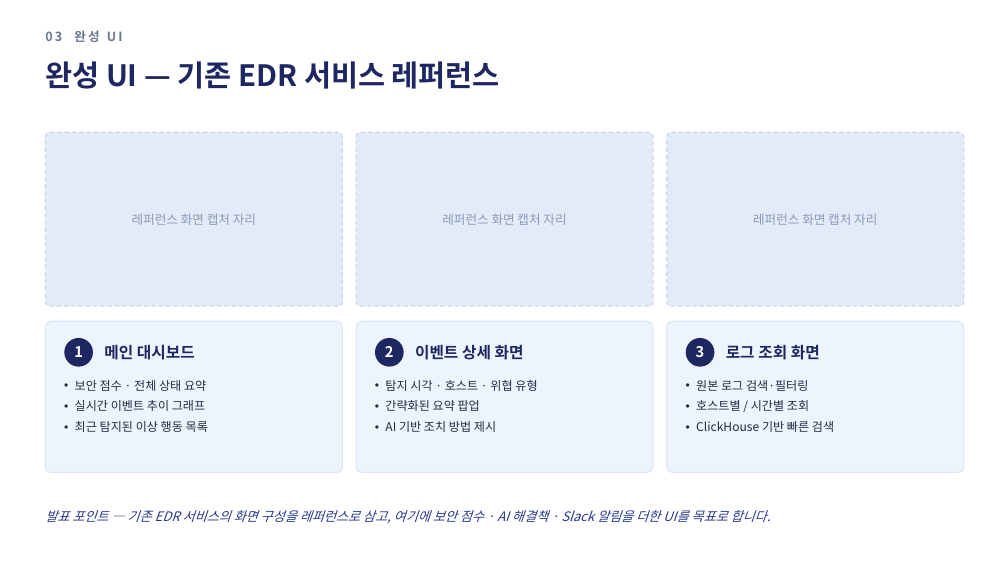
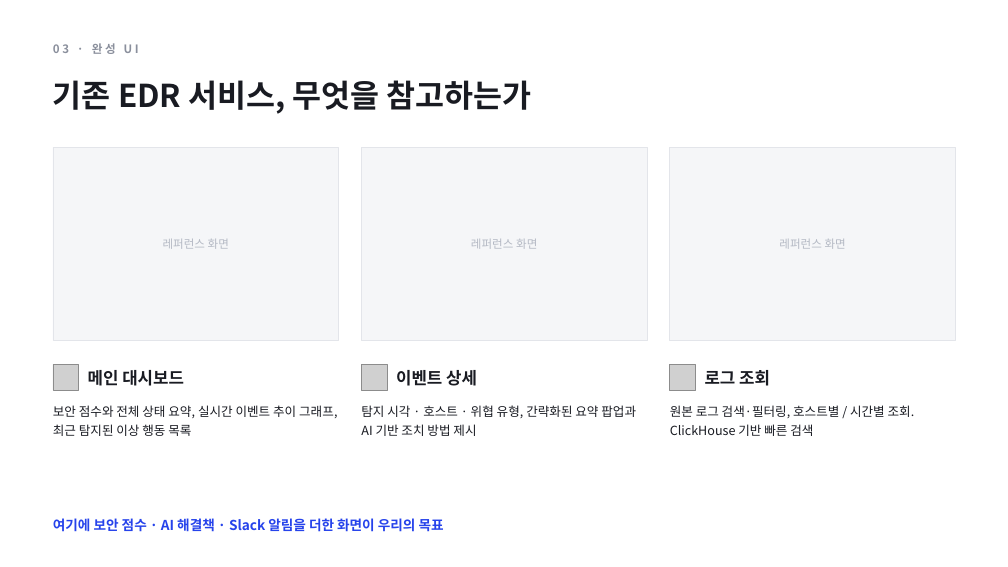
Before and after one commit to 2026-Siheung-Bootcamp-Team-I/Midterm-Presentation, a slide deck: slide 5 of 슬라이드/EDR_중간발표.pptx. Drawn at 1008x567 pixels with LibreOffice and Linux fonts; fonts in the diff are those of the drawing; grey boxes stand for pictures. Boxes give left, top, right and bottom in pixels: in the first picture for what was removed or moved away, otherwise in the second. Text is boxed around its words. In the diff, an @@ line names an element or a change of style, - is before the commit and + after.

Commit message:
발표 슬라이드 재구성: 시나리오 분리, 순서·번호 정리, 아키텍처 이미지·시각화 메모 추가

```diff
--- a/슬라이드/EDR_중간발표.pptx
+++ b/슬라이드/EDR_중간발표.pptx
@@ text at (53,43,139,54): text changed; size 12 to 11 pt; text colour #6B7690 to #8A8F9C @@
-03 완성 UI
+03 · 완성 UI
@@ text at (53,80,532,114): text changed; size 28 to 30 pt; text colour #1E2761 to #191B22 @@
-완성 UI — 기존 EDR 서비스 레퍼런스
+기존 EDR 서비스, 무엇을 참고하는가
@@ rectangle: place and size @@
-rectangle at (45,132,343,306)
+rectangle at (53,147,339,340)
@@ rectangle at (53,147,339,340): rounded rectangle to rectangle; fill #E4EBF8 to #F5F6F8; outline #C6D4EE 1 pt dashed to #E3E5EA 0.75 pt @@
@@ rounded rectangle removed at (356,132,653,306) @@
@@ rectangle added at (361,147,647,340), fill #F5F6F8, outline #E3E5EA 0.75 pt @@
@@ rounded rectangle removed at (667,132,964,306) @@
@@ rectangle added at (670,147,956,340), fill #F5F6F8, outline #E3E5EA 0.75 pt @@
@@ text at (163,239,229,249): text changed; size 12 to 11 pt; text colour #8B99B8 to #B4B9C4 @@
-레퍼런스 화면 캡처 자리
+레퍼런스 화면
@@ text at (471,239,537,249): text changed; size 12 to 11 pt; text colour #8B99B8 to #B4B9C4 @@
-레퍼런스 화면 캡처 자리
+레퍼런스 화면
@@ text at (779,239,846,249): text changed; size 12 to 11 pt; text colour #8B99B8 to #B4B9C4 @@
-레퍼런스 화면 캡처 자리
+레퍼런스 화면
@@ rounded rectangle removed at (45,321,343,473) @@
@@ rounded rectangle removed at (356,321,653,473) @@
@@ rounded rectangle removed at (667,321,964,473) @@
@@ ellipse removed at (64,338,93,367) @@
@@ text removed at (74,346,83,357) @@
-1
@@ ellipse removed at (375,338,404,367) @@
@@ text removed at (385,346,394,357) @@
-2
@@ ellipse removed at (686,338,715,367) @@
@@ text removed at (696,346,705,357) @@
-3
@@ picture added at (53,364,79,390) @@
@@ text "메인 대시보드": place and size @@
-text "메인 대시보드" at (104,344,195,360)
+text "메인 대시보드" at (88,370,184,386)
@@ text "메인 대시보드" at (88,370,184,386): size 15 to 16 pt, text colour #1E2761 to #191B22 @@
@@ picture added at (361,364,387,390) @@
@@ text at (396,370,477,386): text changed; size 15 to 16 pt; text colour #1E2761 to #191B22 @@
-이벤트 상세 화면
+이벤트 상세
@@ picture added at (670,364,696,390) @@
@@ text at (705,370,770,386): text changed; size 15 to 16 pt; text colour #1E2761 to #191B22 @@
-로그 조회 화면
+로그 조회
@@ text at (53,405,337,436): text changed; size 11.5 to 12 pt; text colour #222B45 to #191B22 @@
-• 보안 점수 · 전체 상태 요약
-• 실시간 이벤트 추이 그래프
-• 최근 탐지된 이상 행동 목록
+보안 점수와 전체 상태 요약, 실시간 이벤트 추이 그래프, 최근 탐지된 이상 행동 목록
@@ text at (361,405,636,436): text changed; size 11.5 to 12 pt; text colour #222B45 to #191B22 @@
-• 탐지 시각 · 호스트 · 위협 유형
-• 간략화된 요약 팝업
-• AI 기반 조치 방법 제시
+탐지 시각 · 호스트 · 위협 유형, 간략화된 요약 팝업과 AI 기반 조치 방법 제시
@@ text at (670,405,915,436): text changed; size 11.5 to 12 pt; text colour #222B45 to #191B22 @@
-• 원본 로그 검색·필터링
-• 호스트별 / 시간별 조회
-• ClickHouse 기반 빠른 검색
+원본 로그 검색·필터링, 호스트별 / 시간별 조회. ClickHouse 기반 빠른 검색
@@ text at (53,518,444,532): text changed; size 12.5 to 13 pt; text colour #2A3A8C to #2643EB; bold on; italic off @@
-발표 포인트 — 기존 EDR 서비스의 화면 구성을 레퍼런스로 삼고, 여기에 보안 점수 · AI 해결책 · Slack 알림을 더한 UI를 목표로 합니다.
+여기에 보안 점수 · AI 해결책 · Slack 알림을 더한 화면이 우리의 목표
```
Also in this commit, not shown: 11 other slides changed, 19 other files.
